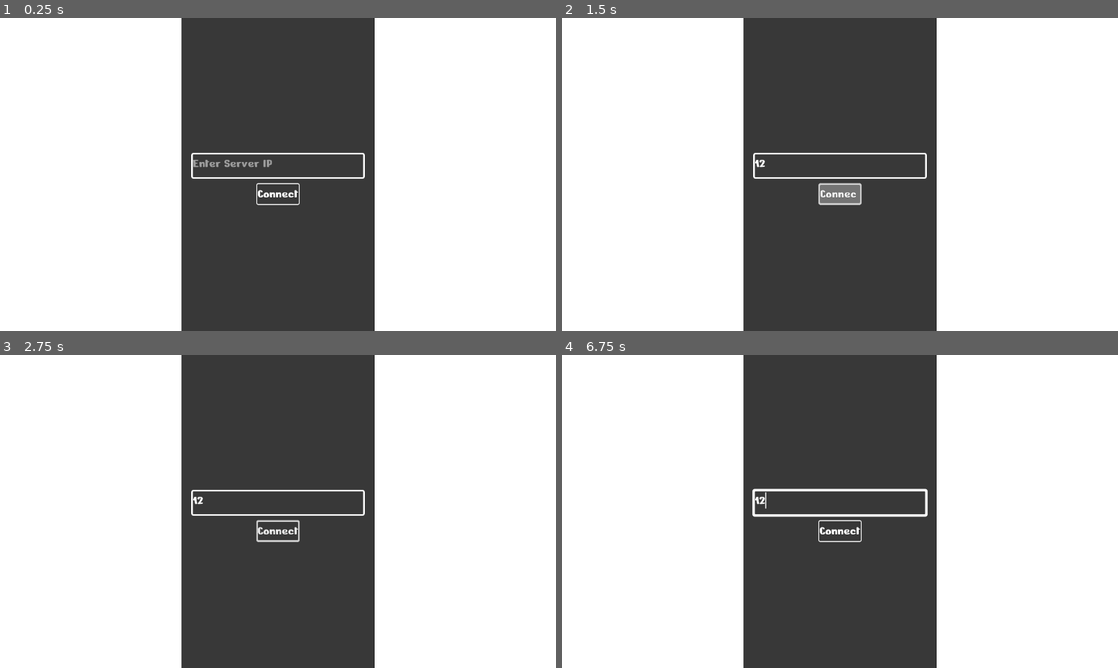
Above: before the commit, frames 1-4 (two rows, left to right).
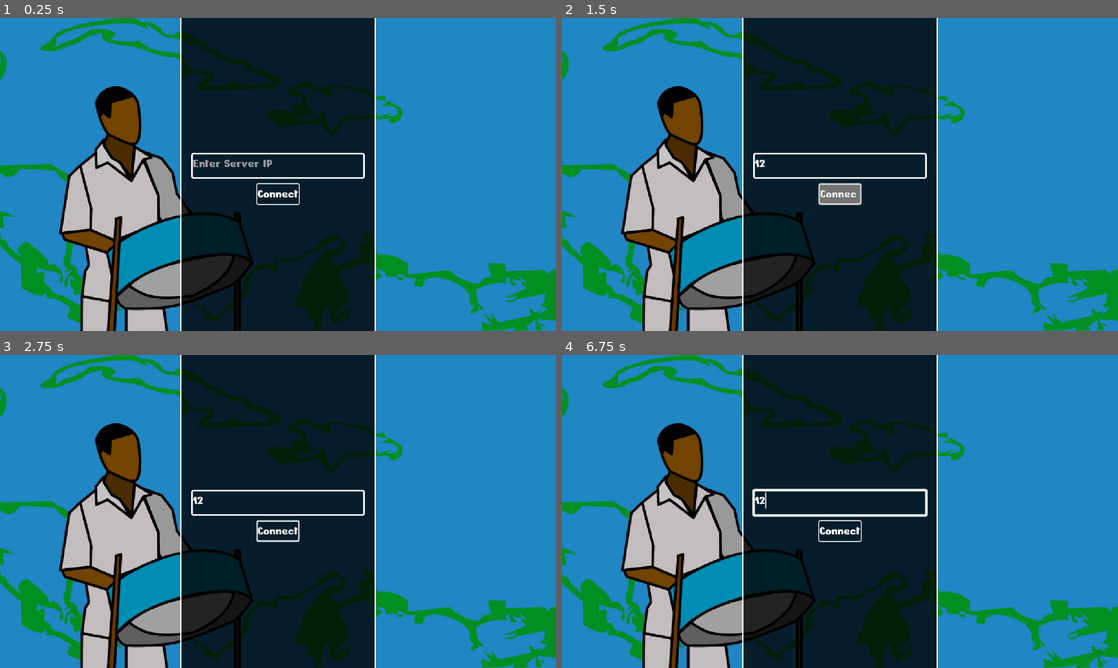
Above: after the commit, the same moments.

Repository: Rushninga/Steelpan-Simulator
Game: Godot game, scene res://Main.tscn
The game is run twice, just before and just after one commit, with the same random seed, the same clock (stepped at 60 frames per second) and the same inputs.
Inputs (mouse positions are in pixels of both pictures, inside the frame that each line leads up to):
- Up to frame 1 (0.25 s): no input
- Up to frame 2 (1.5 s): click (840, 165) at 0.52 s; type "12" at 0.6 s; click "Connect" at 1.25 s
- Up to frame 3 (2.75 s): move the mouse to (400, 495) at 2.02 s; click (400, 495) at 2.1 s
- Up to frame 4 (6.75 s): move the mouse to (728, 527) at 2.77 s; click (728, 527) at 2.85 s; move the mouse to (895, 442) at 3.52 s; click (895, 442) at 3.6 s; move the mouse to (812, 574) at 4.27 s; click (812, 574) at 4.35 s; move the mouse to (1006, 558) at 5.02 s; click (1006, 558) at 5.1 s; move the mouse to (673, 464) at 5.77 s; click (673, 464) at 5.85 s; move the mouse to (867, 511) at 6.52 s; click (867, 511) at 6.6 s

The runs differ from the first frame. In frame 1, 98% of the frame differs, in the area x 0-100%, y 0-100%; in frame 2, 98%; in frame 3, 98%; in frame 4, 98%.

Commit message:
ui fix and email format validations

Diff:
--- /dev/null
+++ b/Assets/Art/vectorsteelpan.svg
@@ -0,0 +1,107 @@
+<?xml version="1.0" encoding="UTF-8" standalone="no"?>
+<!-- Created with Inkscape (http://www.inkscape.org/) -->
+
+<svg
+   width="135.91061mm"
+   height="125.39591mm"
+   viewBox="0 0 135.91062 125.39591"
+   version="1.1"
+   id="svg1"
+   xml:space="preserve"
+   inkscape:export-filename="steelpan simulator vector logo.png"
+   inkscape:export-xdpi="96"
+   inkscape:export-ydpi="96"
+   inkscape:version="1.4 (86a8ad7, 2024-10-11)"
+   sodipodi:docname="vectorsteelpan.svg"
+   xmlns:inkscape="http://www.inkscape.org/namespaces/inkscape"
+   xmlns:sodipodi="http://sodipodi.sourceforge.net/DTD/sodipodi-0.dtd"
+   xmlns="http://www.w3.org/2000/svg"
+   xmlns:svg="http://www.w3.org/2000/svg"><sodipodi:namedview
+     id="namedview1"
+     pagecolor="#ffffff"
+     bordercolor="#000000"
+     borderopacity="0.25"
+     inkscape:showpageshadow="2"
+     inkscape:pageopacity="0.0"
+     inkscape:pagecheckerboard="0"
+     inkscape:deskcolor="#d1d1d1"
+     inkscape:document-units="mm"
+     inkscape:zoom="0.97134925"
+     inkscape:cx="59.19601"
+     inkscape:cy="166.26358"
+     inkscape:window-width="1920"
+     inkscape:window-height="991"
+     inkscape:window-x="1911"
+     inkscape:window-y="-9"
+     inkscape:window-maximized="1"
+     inkscape:current-layer="layer1" /><defs
+     id="defs1" /><g
+     inkscape:label="Layer 1"
+     inkscape:groupmode="layer"
+     id="layer1"
+     style="display:inline"
+     transform="translate(-42.49244,-124.20867)"><path
+       style="display:inline;fill:#965700;fill-opacity:1;fill-rule:evenodd;stroke:#000000;stroke-width:1.2;stroke-linecap:round;stroke-linejoin:round;stroke-dasharray:none"
+       d="m 122.39817,136.96475 c 2.57388,-0.84108 6.30094,0.23592 8.08477,1.83206 2.23186,1.99704 3.28262,5.17692 3.28262,5.17692 -0.9002,4.86669 -4.16434,16.67479 -9.48591,16.72346 -1.50298,0.0137 -7.47306,3.7442 -9.24882,1.61751 -2.69887,-3.23225 -1.29639,-13.6221 -1.29639,-13.6221 0.2891,-2.4189 0.43302,-4.85409 1.38135,-6.48465 1.87945,-3.23152 5.22673,-4.57146 7.28238,-5.2432 z"
+       id="path3"
+       sodipodi:nodetypes="sscsscss" /><path
+       style="display:inline;fill:#c8c8c8;fill-opacity:1;fill-rule:evenodd;stroke:#000000;stroke-width:1.2;stroke-linecap:round;stroke-linejoin:round;stroke-dasharray:none"
+       d="m 103.42996,169.54231 -5.098097,6.55617 -2.042906,9.80594 -6.746428,9.09878 13.296231,4.56191 1.75802,-2.76519 0.27238,-9.94214 5.74626,-14.73659 2.06699,-5.95034 z"
+       id="path4"
+       sodipodi:nodetypes="cccccccccc" /><path
+       style="display:inline;fill:#ffffff;fill-opacity:1;fill-rule:evenodd;stroke:#000000;stroke-width:1.2;stroke-linecap:round;stroke-linejoin:round;stroke-dasharray:none"
+       d="m 130.26929,160.91288 3.67723,4.63058 -0.27239,8.37592 -2.24719,-0.20429 -2.99627,-2.1791 -11.03169,8.44401 5.37965,-8.64831 3.67724,-2.0429 3.54103,-5.51584 z"
+       id="path5" /><path
+       style="display:inline;fill:#fff6f6;fill-opacity:1;fill-rule:evenodd;stroke:#000000;stroke-width:1.2;stroke-linecap:round;stroke-linejoin:round;stroke-dasharray:none"
+       d="m 117.39898,179.98 -1.66082,-15.69689 -7.73378,4.77768 3.85912,1.15076 z"
+       id="path6" /><path
+       style="display:inline;fill:#fff6f6;fill-opacity:1;fill-rule:evenodd;stroke:#000000;stroke-width:1.2;stroke-linecap:round;stroke-linejoin:round;stroke-dasharray:none"
+       d="m 146.23687,177.72811 4.14105,26.57977 -14.01216,-1.54086 -0.33706,-9.82296 4.04474,-18.92364 1.10749,-1.15564 z"
+       id="path7"
+       sodipodi:nodetypes="ccccccc" /><path
+       style="display:inline;fill:#fff6f6;fill-opacity:1;fill-rule:evenodd;stroke:#000000;stroke-width:1.2;stroke-linecap:round;stroke-linejoin:round;stroke-dasharray:none"
+       d="m 133.89706,167.06423 7.28387,5.80055 -5.15223,20.07928 0.33706,9.82296 -11.21936,4.86333 -20.36819,-7.94504 0.0909,-12.82753 6.99434,-16.64623 5.53548,9.76845 11.03169,-8.44401 5.24346,2.38339 z"
+       id="path8" /><path
+       style="display:inline;fill:#fff6f6;fill-opacity:1;fill-rule:evenodd;stroke:#000000;stroke-width:1.2;stroke-linecap:round;stroke-linejoin:round;stroke-dasharray:none"
+       d="m 140.3142,233.53599 -1.44455,-11.65272 -1.73346,-2.79281 1.37232,-8.85992 -9.84703,2.98541 -0.77313,3.58931 -2.30858,9.02645 1.73346,10.11187 z"
+       id="path9"
+       sodipodi:nodetypes="ccccccccc" /><path
+       style="display:inline;fill:#965700;fill-opacity:1;fill-rule:evenodd;stroke:#000000;stroke-width:1.2;stroke-linecap:round;stroke-linejoin:round;stroke-dasharray:none"
+       d="m 149.61571,204.22406 -1.26017,3.02107 -19.69406,5.97082 -4.28551,-2.8891 0.77043,-2.6965 11.21936,-4.86333 z"
+       id="path10" /><path
+       style="display:inline;fill:#fff6f6;fill-opacity:1;fill-rule:evenodd;stroke:#000000;stroke-width:1.2;stroke-linecap:round;stroke-linejoin:round;stroke-dasharray:none"
+       d="m 102.37062,239.12159 -1.92607,14.25292 19.357,-1.54086 V 239.2179 Z"
+       id="path11" /><path
+       style="display:inline;fill:#fff6f6;fill-opacity:1;fill-rule:evenodd;stroke:#000000;stroke-width:1.2;stroke-linecap:round;stroke-linejoin:round;stroke-dasharray:none"
+       d="m 140.3142,233.53599 0.19261,18.97179 -12.51946,-0.38521 -0.67412,-16.17899 z"
+       id="path12" /><rect
+       style="display:inline;fill:#8a4600;fill-opacity:1;fill-rule:evenodd;stroke:#000000;stroke-width:1.2;stroke-linecap:round;stroke-linejoin:round;stroke-dasharray:none"
+       id="rect15"
+       width="2.0223734"
+       height="57.300583"
+       x="67.219841"
+       y="195.20718" /><path
+       style="display:inline;fill:#7c7c7c;fill-opacity:1;fill-rule:evenodd;stroke:#000000;stroke-width:1.2;stroke-linecap:round;stroke-linejoin:round;stroke-dasharray:none"
+       d="m 61.287172,218.31853 c 1.29996,-2.73042 4.750201,-4.22855 10.350723,-4.4944 8.426836,0.33006 16.870846,1.73739 25.33203,4.22201 13.011845,2.70518 20.113745,8.94174 27.306845,15.52609 -0.3114,2.78984 -1.80313,4.67174 -4.47522,5.64567 -7.51951,0.34606 -15.03926,-0.0831 -22.559236,-1.28748 -10.357981,-2.74294 -18.768099,-6.45982 -27.374937,-10.07833 -5.484747,-4.81828 -5.758527,-6.3797 -8.580205,-9.53356 z"
+       id="path13"
+       sodipodi:nodetypes="cccccccc" /><path
+       style="display:inline;fill:#00b8ea;fill-opacity:1;fill-rule:evenodd;stroke:#000000;stroke-width:1.2;stroke-linecap:round;stroke-linejoin:round;stroke-dasharray:none"
+       d="m 67.219842,199.25194 -5.93267,19.06659 c 5.688615,-9.94389 50.227188,-1.53786 62.989598,15.2537 l 4.38471,-20.35628 c -5.164,-6.72503 -39.857717,-26.60467 -61.441638,-13.96401 z"
+       id="path15"
+       sodipodi:nodetypes="ccccc" /><path
+       style="display:inline;fill:#d1d1d1;fill-opacity:1;fill-rule:evenodd;stroke:#000000;stroke-width:1.2;stroke-linecap:round;stroke-linejoin:round;stroke-dasharray:none"
+       d="m 70.003571,215.45846 c 1.861314,7.42256 8.353214,13.39238 19.475701,17.90947 20.542748,2.68899 23.531558,-1.56194 29.128068,-4.78192 -3.89928,-3.86244 -10.3236,-7.19376 -19.27295,-9.99395 -19.704199,-4.81097 -29.481139,-5.8555 -29.330819,-3.1336 z"
+       id="path14"
+       sodipodi:nodetypes="ccccc" /><path
+       style="fill:#8a4600;fill-opacity:1;fill-rule:evenodd;stroke:#000000;stroke-width:1.2;stroke-linecap:round;stroke-linejoin:round;stroke-dasharray:none"
+       d="m 124.61673,197.51848 v 1.92607 l 3.85214,53.06323 -3.08171,-0.38521 -3.08171,-55.18191 z"
+       id="path16"
+       inkscape:label="path16" /><path
+       style="fill:#623900;fill-opacity:1;fill-rule:evenodd;stroke:#000000;stroke-width:1.2;stroke-linecap:round;stroke-linejoin:round;stroke-dasharray:none"
+       d="m 115.99227,162.88801 1.26403,15.74352 5.52233,-7.29984 3.67724,-2.0429 3.54103,-5.51584 0.13619,-1.43004 -1.94402,-3.95544 c -8.12377,4.04142 -12.18937,5.5416 -12.1968,4.50054 z"
+       id="path17"
+       sodipodi:nodetypes="cccccccc" /><path
+       style="fill:#000000;fill-opacity:1;fill-rule:evenodd;stroke:#000000;stroke-width:1.2;stroke-linecap:round;stroke-linejoin:round;stroke-dasharray:none"
+       d="m 116.81615,140.55496 10.16001,2.98541 0.57783,6.83755 3.32247,-2.31129 1.26861,2.22279 1.37973,-7.13427 c -1.53587,-3.7727 -4.05581,-5.81112 -7.55982,-6.11527 -3.67439,-0.55517 -6.724,0.61652 -9.14883,3.51508 z"
+       id="path21"
+       sodipodi:nodetypes="cccccccc" /></g></svg>
--- a/GUI Styling/Login data.tscn
+++ b/GUI Styling/Login data.tscn
@@ -93,7 +93,7 @@
 size_flags_horizontal = 4
 size_flags_vertical = 6
 placeholder_text = "Enter Email Address"
-max_length = 20
+max_length = 40
 caret_blink = true
 secret_character = "O"
 structured_text_bidi_override = 3
--- /dev/null
+++ b/GUI Styling/background.tscn
@@ -0,0 +1,46 @@
+[gd_scene load_steps=3 format=3 uid="uid://ctlbyyd2lb44v"]
+
+[ext_resource type="Texture2D" uid="uid://cbntwqxbpi3ta" path="res://Assets/Art/caribbean map.png" id="1_yji3t"]
+[ext_resource type="Texture2D" uid="uid://cm7uypjx4fqqp" path="res://Assets/Art/vectorsteelpan.svg" id="2_dnf8r"]
+
+[node name="background" type="Control"]
+modulate = Color(0.76662, 0.76662, 0.76662, 1)
+layout_mode = 3
+anchors_preset = 15
+anchor_right = 1.0
+anchor_bottom = 1.0
+grow_horizontal = 2
+grow_vertical = 2
+
+[node name="ColorRect" type="ColorRect" parent="."]
+layout_mode = 1
+anchors_preset = 15
+anchor_right = 1.0
+anchor_bottom = 1.0
+grow_horizontal = 2
+grow_vertical = 2
+color = Color(0.16197, 0.684047, 1, 1)
+
+[node name="TextureRect" type="TextureRect" parent="."]
+layout_mode = 1
+anchors_preset = 15
+anchor_right = 1.0
+anchor_bottom = 1.0
+grow_horizontal = 2
+grow_vertical = 2
+texture = ExtResource("1_yji3t")
+expand_mode = 3
+stretch_mode = 4
+
+[node name="TextureRect2" type="TextureRect" parent="."]
+layout_mode = 1
+anchors_preset = 2
+anchor_top = 1.0
+anchor_bottom = 1.0
+offset_top = -622.0
+offset_right = 730.0
+grow_vertical = 0
+texture = ExtResource("2_dnf8r")
+expand_mode = 2
+stretch_mode = 4
+flip_h = true
--- a/Scenes/Start Screen.tscn
+++ b/Scenes/Start Screen.tscn
@@ -1,11 +1,13 @@
-[gd_scene load_steps=5 format=3 uid="uid://depc87vqcl07e"]
+[gd_scene load_steps=6 format=3 uid="uid://depc87vqcl07e"]
 
 [ext_resource type="PackedScene" uid="uid://bm2uvi2qhjh5" path="res://GUI Styling/Login data.tscn" id="1_h7frx"]
 [ext_resource type="Script" path="res://Scripts/start_screen.gd" id="1_iaivn"]
+[ext_resource type="PackedScene" uid="uid://ctlbyyd2lb44v" path="res://GUI Styling/background.tscn" id="2_mhm2l"]
 [ext_resource type="PackedScene" uid="uid://c1yaavudi1rm4" path="res://GUI Styling/connect_to_server.tscn" id="3_x0uf8"]
 [ext_resource type="PackedScene" uid="uid://c6diqsa0y4i3w" path="res://GUI Styling/verify.tscn" id="5_s7sco"]
 
-[node name="StartScreen" type="CenterContainer"]
+[node name="StartScreen" type="Control"]
+layout_mode = 3
 anchors_preset = 15
 anchor_right = 1.0
 anchor_bottom = 1.0
@@ -15,24 +17,39 @@
 size_flags_vertical = 3
 script = ExtResource("1_iaivn")
 
-[node name="ColorRect" type="ColorRect" parent="."]
-custom_minimum_size = Vector2(4000, 2000)
-layout_mode = 2
+[node name="background" parent="." instance=ExtResource("2_mhm2l")]
+layout_mode = 1
 
 [node name="Control" parent="." instance=ExtResource("1_h7frx")]
 visible = false
 visibility_layer = 3
 z_index = 1
-layout_mode = 2
+layout_mode = 1
+anchors_preset = 8
+anchor_left = 0.5
+anchor_top = 0.5
+anchor_right = 0.5
+anchor_bottom = 0.5
 size_flags_horizontal = 3
 
 [node name="Control2" parent="." instance=ExtResource("3_x0uf8")]
+visible = false
 visibility_layer = 3
 z_index = 1
-layout_mode = 2
+layout_mode = 1
+anchors_preset = 8
+anchor_left = 0.5
+anchor_top = 0.5
+anchor_right = 0.5
+anchor_bottom = 0.5
 size_flags_horizontal = 3
 size_flags_vertical = 1
 
 [node name="verify" parent="." instance=ExtResource("5_s7sco")]
 visible = false
-layout_mode = 2
+layout_mode = 1
+anchors_preset = 8
+anchor_left = 0.5
+anchor_top = 0.5
+anchor_right = 0.5
+anchor_bottom = 0.5
--- a/Scripts/login_data.gd
+++ b/Scripts/login_data.gd
@@ -7,6 +7,26 @@
 func _ready():
 	var size_a = $Container.size
 	pivot_offset = size_a/2
+
+func verify_email_format(email:String):
+	var ext
+	var at_pos = email.find("@", 1)
+	if at_pos == -1:
+		return false
+	else:
+		ext = email.right(email.length() - at_pos)
+		if ext == "@gmail.com":
+			return true
+		elif ext == "@outlook.com":
+			return true
+		elif ext == "@aol.com":
+			return true
+		elif ext == "@hotmail.com":
+			return true
+		elif ext == "@yahoo.com":
+			return true
+		else:
+			return false
 
 
 func _process(_delta):
@@ -30,11 +50,14 @@
 
 
 func _on_button_pressed():
-	if parent.mode == "sign in":
+	if parent.mode == "sign in" :
 		if $Container/username.text == "" or $Container/password.text == "" or $Container/email.text == "":
 			$Container/Label.text = "All fields must be filled"
 		else:
-			emit_signal("send_data", $Container/username.text, $Container/email.text, $Container/password.text)
+			if verify_email_format($Container/email.text) == true:
+				emit_signal("send_data", $Container/username.text, $Container/email.text, $Container/password.text)
+			else:
+				$Container/Label.text = "Email format is invalid"
 	elif parent.mode == "login":
 		if $Container/username.text == "" or $Container/password.text == "":
 			$Container/Label.text = "All fields must be filled"
--- a/Scripts/start_screen.gd
+++ b/Scripts/start_screen.gd
@@ -1,4 +1,4 @@
-extends CenterContainer
+extends Control
 var mode = "connect"
 var time = 0.0
 var client = ENetMultiplayerPeer.new()
Binary file added: Assets/Art/caribbean map.png
Not shown, added: Assets/Art/caribbean map.png.import
Binary file added: Assets/Art/steelpan simulator vector logo.png
Not shown, added: Assets/Art/steelpan simulator vector logo.png.import
Not shown, added: Assets/Art/vectorsteelpan.svg.import
Not shown: 3 places in Themes/start_menu_theme.tres that only renumber resources
